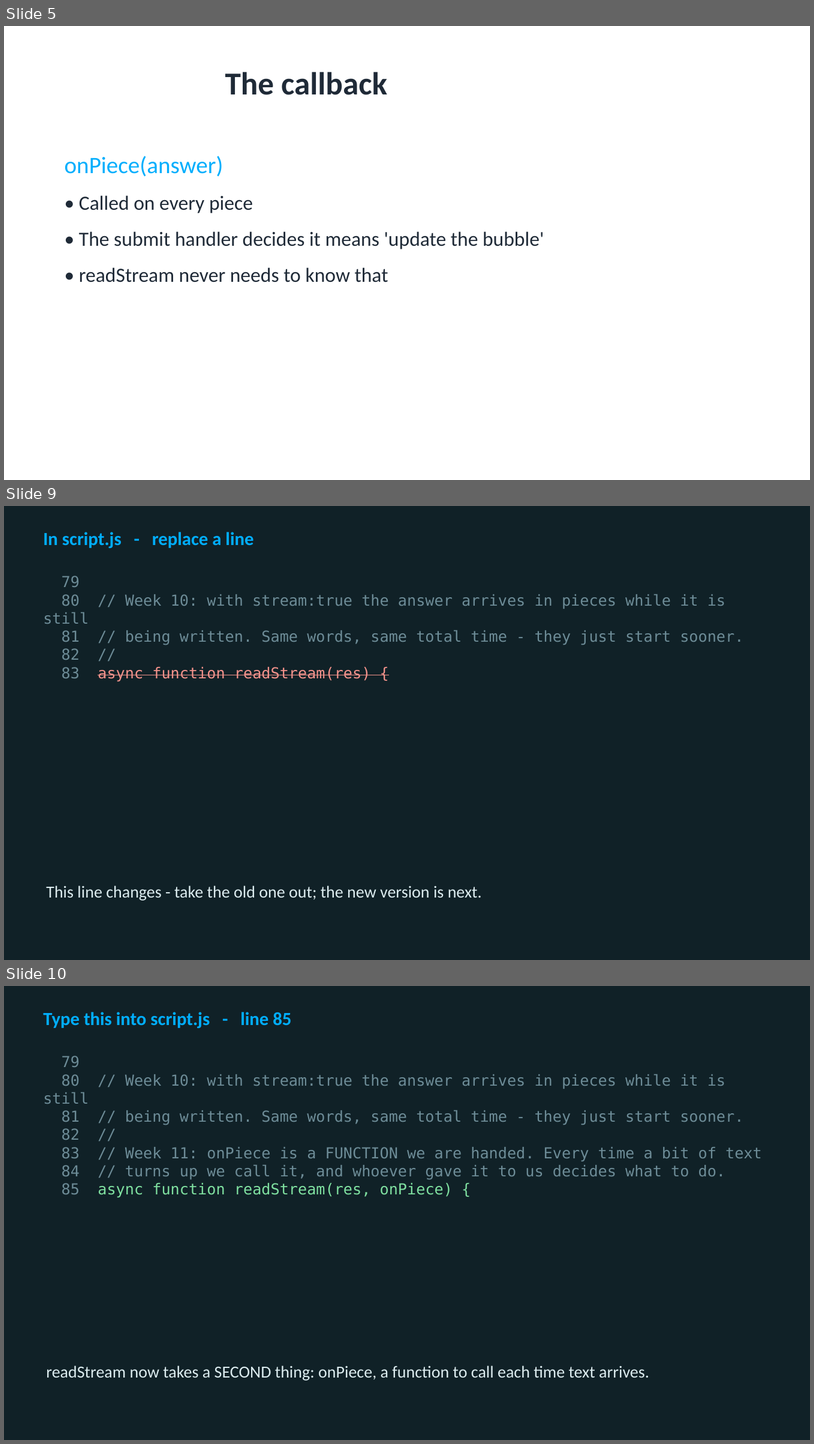
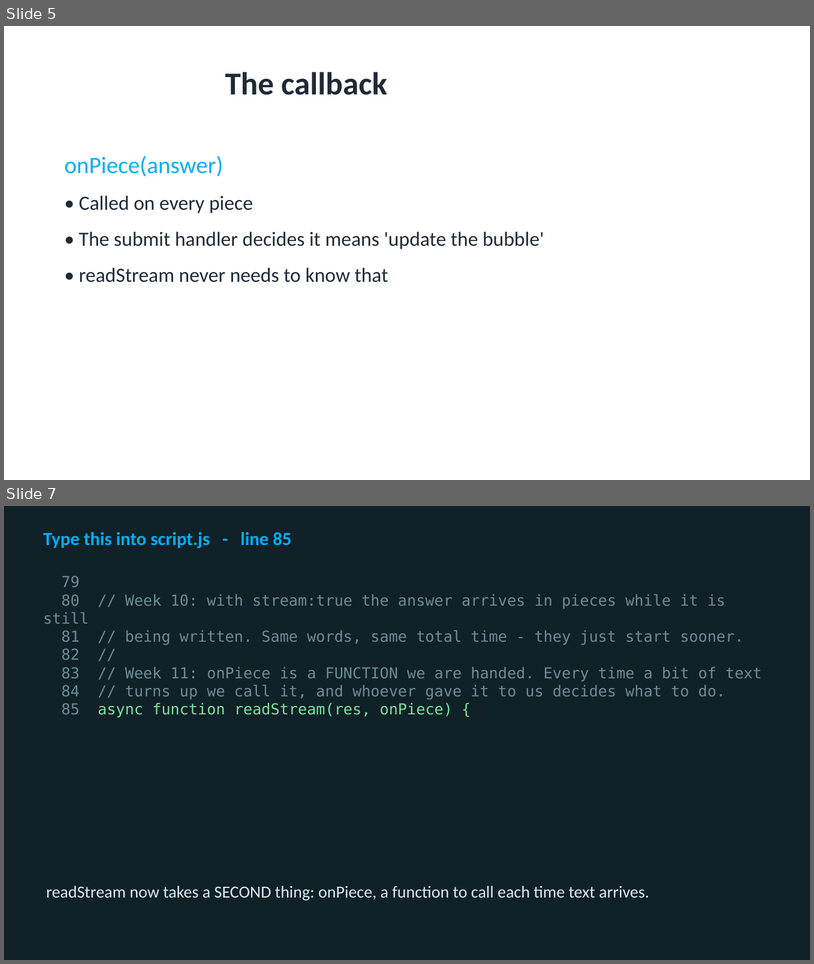
Before and after one commit to utgapps/utgapps.github.io, a slide deck: ai101/slides/week-11.pptx. Shown one above the other, each under a label of ours: slides 5, 9 and 10 before the commit, slides 5 and 7 after it; the slides between them are not shown. The pictures are 814x1444 and 814x964 pixels, drawn with LibreOffice and Linux fonts; fonts in the diff are those of the drawing. Boxes give left, top, right and bottom in pixels: in the first picture for what was removed or moved away, otherwise in the second. Text is boxed around its words. In the diff, an @@ line names an element or a change of style, - is before the commit and + after.

```diff
--- a/ai101/slides/week-11.pptx
+++ b/ai101/slides/week-11.pptx
@@ slide 9 removed at <box>4,506,810,960</box>, background #102127 @@
@@ text removed at <box>43,532,254,548</box> @@
-In script.js - replace a line
@@ text removed at <box>43,576,744,682</box> @@
-79
-80 // Week 10: with stream:true the answer arrives in pieces while it is still
-81 // being written. Same words, same total time - they just start sooner.
-82 //
-83 async function readStream(res) {
@@ text removed at <box>46,885,482,900</box> @@
-This line changes - take the old one out; the new version is next.
@@ what was slide 10 is now slide 7 @@
```
Also in this commit, not shown: 3 slides changed, 5 other slides removed, 21 other files.
